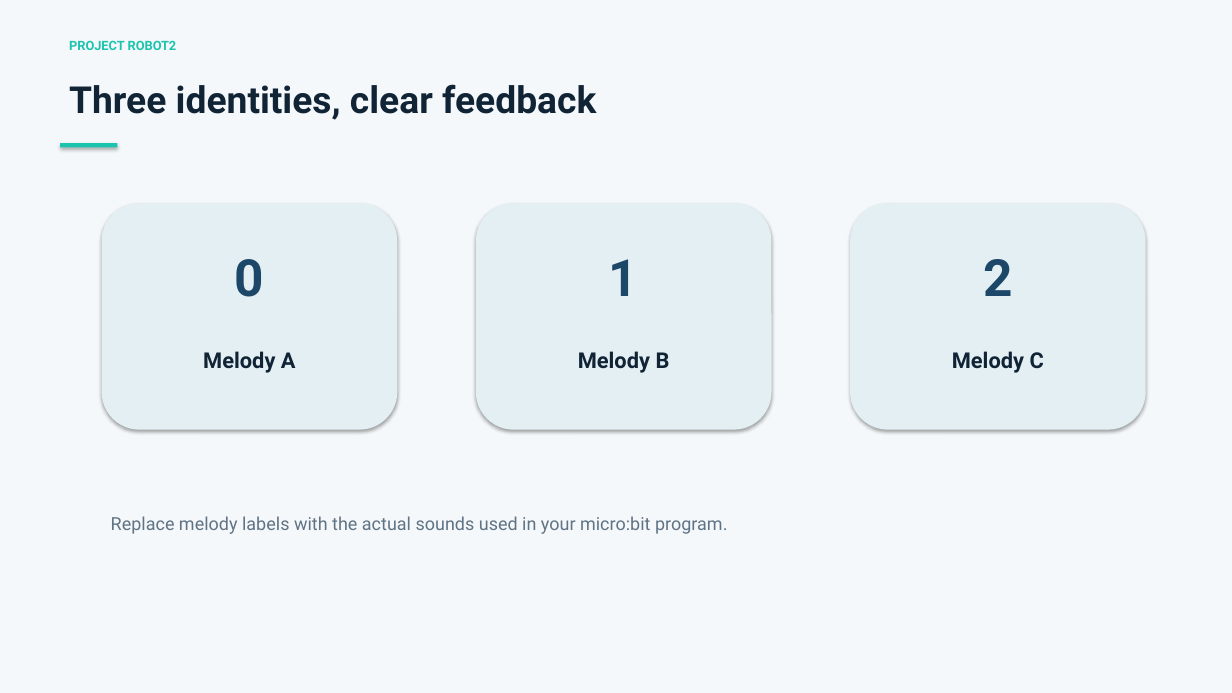
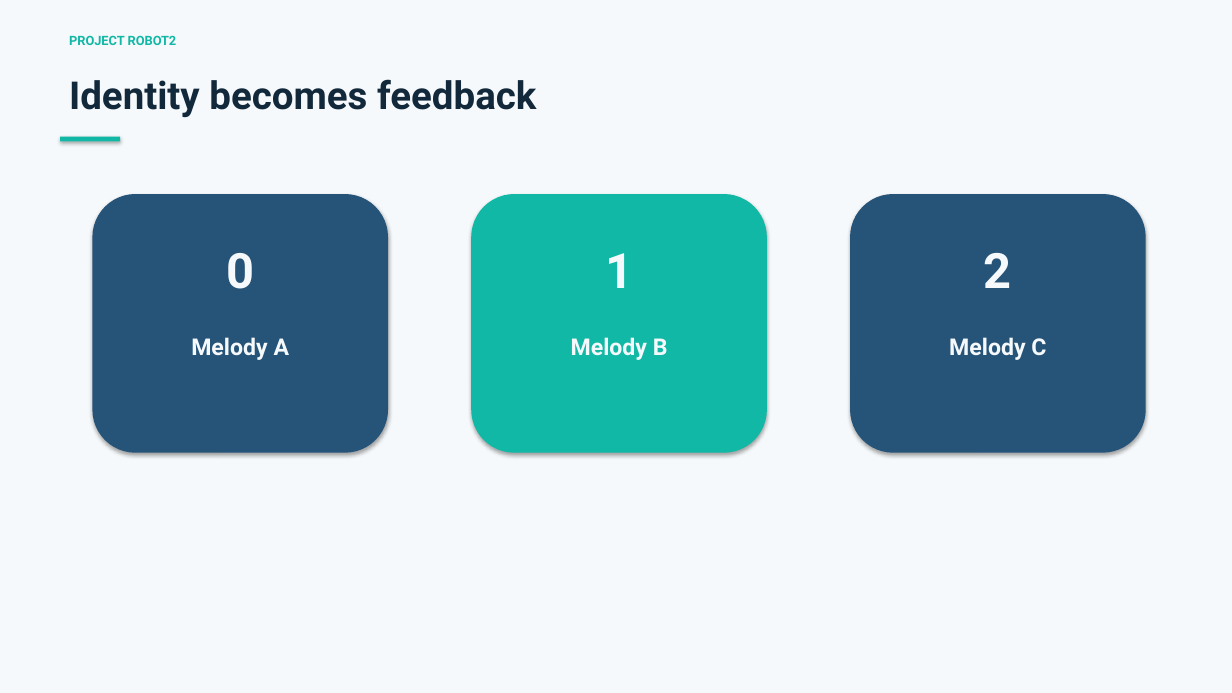
Before and after one commit to Avren-24/face-recognization, a slide deck: slide 7 of reports/Project Robot2 Presentation.pptx (slide 6 before the commit). Drawn at 1232x693 pixels with LibreOffice and Linux fonts; fonts in the diff are those of the drawing. Boxes give left, top, right and bottom in pixels: in the first picture for what was removed or moved away, otherwise in the second. Text is boxed around its words. In the diff, an @@ line names an element or a change of style, - is before the commit and + after.

Commit message:
Keep final project deliverables only

```diff
--- a/reports/Project Robot2 Presentation.pptx
+++ b/reports/Project Robot2 Presentation.pptx
@@ background #F5F8FA to #F6F9FB @@
@@ text "PROJECT ROBOT2" at bbox=[69, 35, 177, 45]: text colour #1CC4AE to #10B8A5 @@
@@ text at bbox=[69, 79, 536, 118]: text changed; size 29 to 30 pt; text colour #112436 to #12283B @@
-Three identities, clear feedback
+Identity becomes feedback
@@ rectangle: place and size @@
-rectangle at bbox=[60, 143, 117, 147]
+rectangle at bbox=[60, 137, 120, 141]
@@ rectangle at bbox=[60, 137, 120, 141]: fill #1CC4AE to #10B8A5 @@
@@ rounded rectangle at bbox=[92, 194, 388, 453]: fill #E4EFF3 to #265378 @@
@@ rounded rectangle: place and size @@
-rounded rectangle at bbox=[102, 203, 397, 430]
+rounded rectangle at bbox=[92, 194, 388, 453]
@@ rounded rectangle: place and size @@
-rounded rectangle at bbox=[476, 203, 772, 430]
+rounded rectangle at bbox=[471, 194, 767, 453]
@@ rounded rectangle at bbox=[471, 194, 767, 453]: fill #E4EFF3 to #10B8A5 @@
@@ rounded rectangle: place and size @@
-rounded rectangle at bbox=[850, 203, 1146, 430]
+rounded rectangle at bbox=[850, 194, 1146, 453]
@@ rounded rectangle at bbox=[850, 194, 1146, 453]: fill #E4EFF3 to #265378 @@
@@ size 40 to 38 pt, text colour #1C4769 to #F6F9FB in 3 elements at bbox=[984, 253, 1012, 288], bbox=[605, 253, 633, 288], bbox=[226, 253, 254, 289] @@
@@ text "0": place and size @@
-text "0" at bbox=[235, 259, 264, 297]
+text "0" at bbox=[226, 253, 254, 289]
@@ size 17 to 18 pt, text colour #112436 to #F6F9FB in 3 elements at bbox=[949, 337, 1046, 360], bbox=[571, 337, 668, 360], bbox=[191, 337, 290, 360] @@
@@ text "Melody A": place and size @@
-text "Melody A" at bbox=[203, 351, 296, 373]
+text "Melody A" at bbox=[191, 337, 290, 360]
@@ text "Melody B": place and size @@
-text "Melody B" at bbox=[578, 351, 670, 373]
+text "Melody B" at bbox=[571, 337, 668, 360]
@@ text "Melody C": place and size @@
-text "Melody C" at bbox=[952, 351, 1044, 373]
+text "Melody C" at bbox=[949, 337, 1046, 360]
@@ text removed at bbox=[111, 516, 727, 534] @@
-Replace melody labels with the actual sounds used in your micro:bit program.
```
Also in this commit, not shown: 2 other slides changed, 11 slides added, 8 slides removed, 15 other files.
